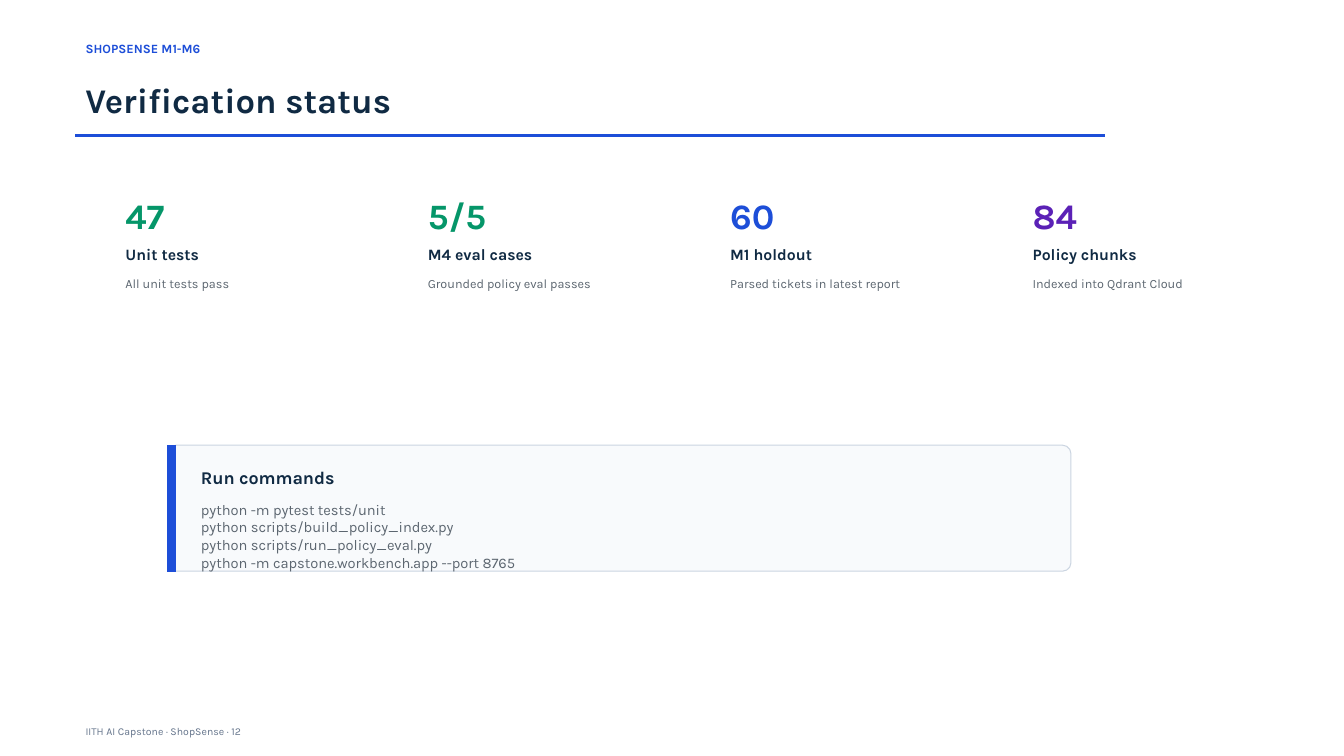
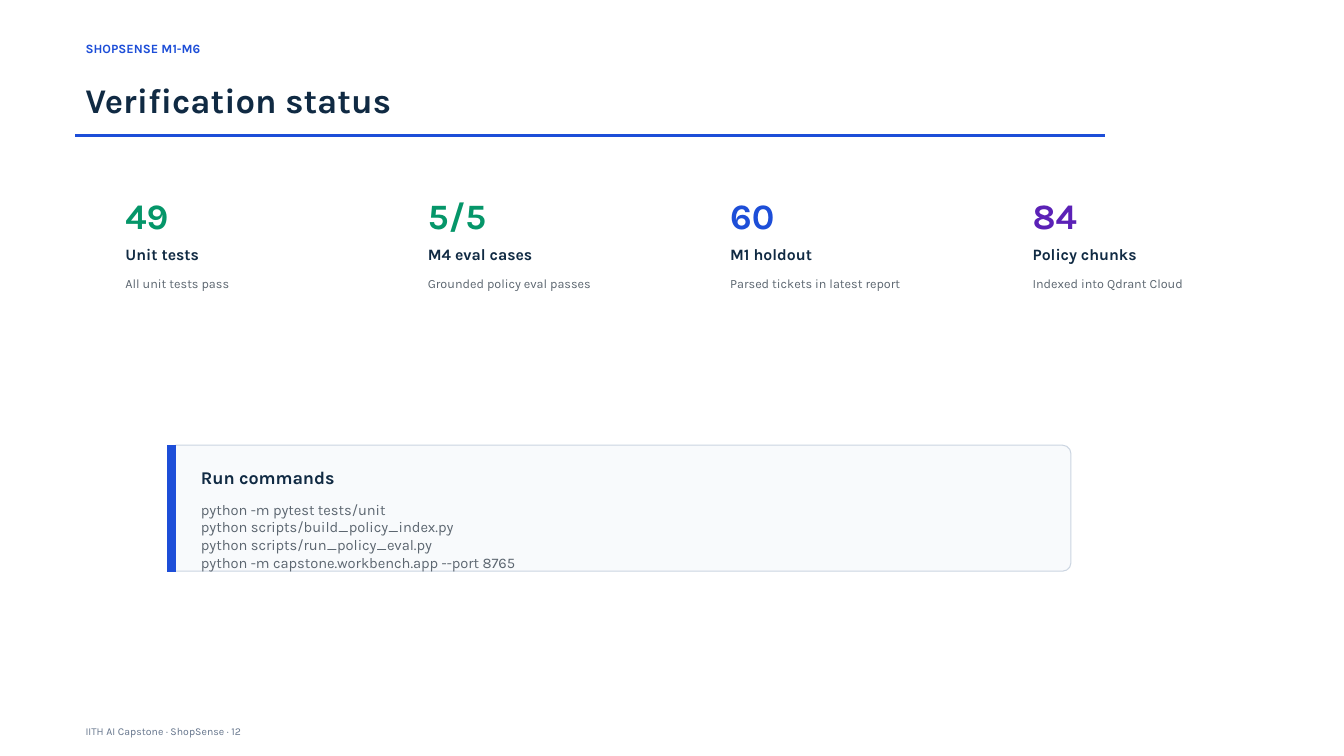
Before and after one commit to abhraj786/iith-ai-capstone-shopsense, a slide deck: slide 12 of docs/deck/iith-ai-capstone-shopsense.pptx. Drawn at 1344x756 pixels with LibreOffice and Linux fonts; fonts in the diff are those of the drawing. Boxes give left, top, right and bottom in pixels: in the first picture for what was removed or moved away, otherwise in the second. Text is boxed around its words. In the diff, an @@ line names an element or a change of style, - is before the commit and + after.

```diff
--- a/docs/deck/iith-ai-capstone-shopsense.pptx
+++ b/docs/deck/iith-ai-capstone-shopsense.pptx
@@ text at [125,205,168,230]: text changed @@
-47
+49
```
Also in this commit, not shown: 2 other slides changed, 5 other files.
